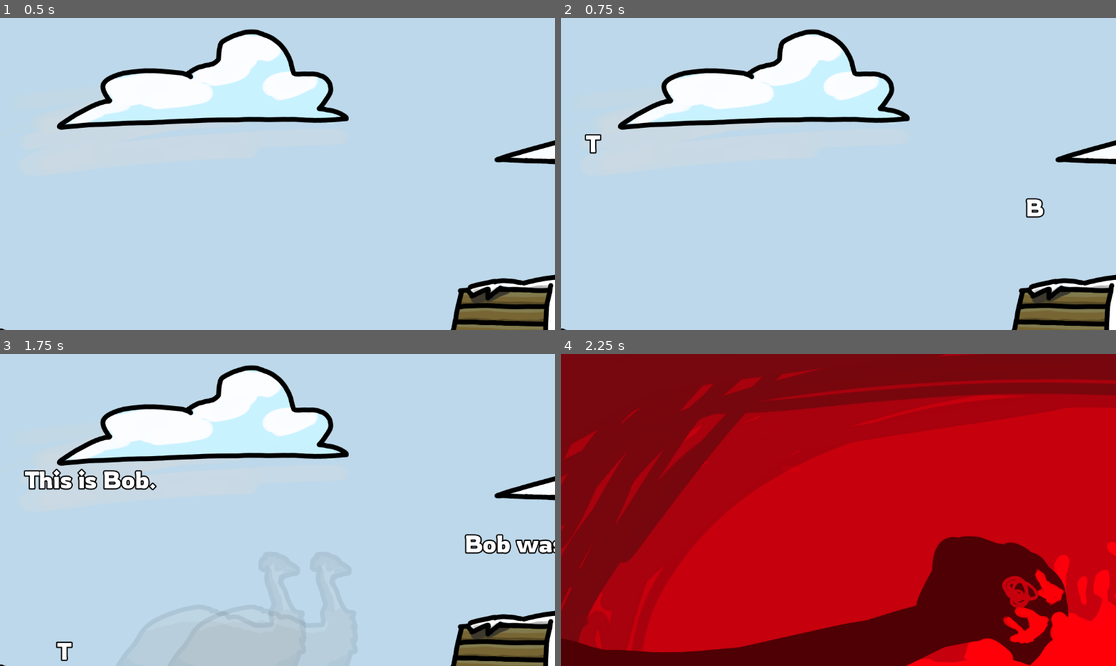
Above: before the commit, frames 1-4 (two rows, left to right).
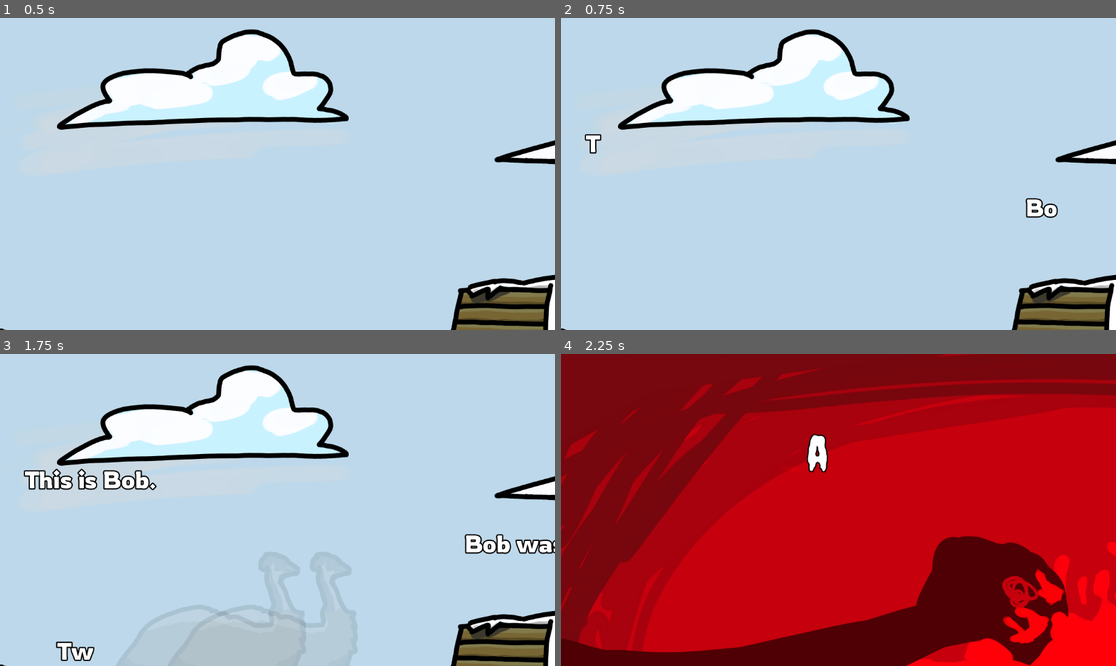
Above: after the commit, the same moments.

Repository: Panda248/Emu-War
Game: Godot game, scene res://scenes/Intro.tscn
The game is run twice, just before and just after one commit, with the same random seed, the same clock (stepped at 60 frames per second) and the same inputs. This scene is started directly instead of the project's main scene.
Inputs (mouse positions are in pixels of both pictures, inside the frame that each line leads up to):
- Up to frame 1 (0.5 s): no input
- Up to frame 2 (0.75 s): tap Enter (ui_accept) at 0.5, 0.6 s; move the mouse to (960, 158) at 0.52 s; hold D (move_right) from 0.53 s (still down)
- Up to frame 3 (1.75 s): keep holding D (move_right); tap W (jump) at 0.77, 1.52 s; move the mouse to (166, 525) at 1.27 s; click (166, 525) at 1.35 s; tap Enter (ui_accept) at 1.55 s
- Up to frame 4 (2.25 s): move the mouse to (894, 441) at 2.02 s; release D (move_right) at 2.03 s; hold A (move_left) from 2.03 s (still down); tap Enter (ui_accept) at 2.1 s

Frame 1 is identical in both runs. In frame 2, 0.1% of the frame differs, in the area x 86-90%, y 59-65%; in frame 3, 0.2%; in frame 4, 0.4%, in the area x 44-49%, y 25-39%.

Commit message:
intro cutscene

Diff:
--- a/Gun.tscn
+++ b/Gun.tscn
@@ -13,4 +13,4 @@
 texture = ExtResource("2_a80c6")
 
 [node name="Point" type="Marker2D" parent="."]
-position = Vector2(296.667, -73.3333)
+position = Vector2(196.667, -73.3333)
--- a/scenes/Intro.tscn
+++ b/scenes/Intro.tscn
@@ -190,10 +190,10 @@
 tracks/0/imported = false
 tracks/0/enabled = true
 tracks/0/path = NodePath("TextureRect:position")
-tracks/0/interp = 1
-tracks/0/loop_wrap = true
-tracks/0/keys = {
-"times": PackedFloat32Array(0, 1),
+tracks/0/interp = 2
+tracks/0/loop_wrap = true
+tracks/0/keys = {
+"times": PackedFloat32Array(0, 0.5),
 "transitions": PackedFloat32Array(1, 1),
 "update": 0,
 "values": [Vector2(1385, 1104), Vector2(1335, 578)]
@@ -453,8 +453,6 @@
 offset_bottom = 348.0
 theme = ExtResource("4_bn657")
 text = "They're gonna pay!"
-visible_characters = 0
-visible_ratio = 0.01
 
 [node name="Control2" type="Control" parent="Scenes/Scene5"]
 anchors_preset = 0
--- a/scripts/Cutscene.gd
+++ b/scripts/Cutscene.gd
@@ -1,7 +1,7 @@
 extends Control
 
 var index = 0
-var total_actions = 0
+var total_actions
 # Called when the node enters the scene tree for the first time.
 func _ready():
 	total_actions = get_child_count()-1
@@ -13,6 +13,7 @@
 
 func start():
 	show()
+	print(str(index))
 	if(get_node("Background").has_node("AnimationPlayer")):
 		get_node("Background").get_node("AnimationPlayer").play("action")
 
--- a/scripts/CutsceneManager.gd
+++ b/scripts/CutsceneManager.gd
@@ -14,20 +14,19 @@
 
 # Called every frame. 'delta' is the elapsed time since the previous frame.
 func _process(delta):
+	pass
+
+func _input(event):
 	if(Input.is_action_just_released("ui_accept")):
-		if(sceneCount == currentSceneIndex):
-			exit()
-		else:
-			proceed()
+		proceed()
 
 func proceed():
 	if(sceneList.get_child(currentSceneIndex).is_finished()):
 		sceneList.get_child(currentSceneIndex).hide()
 		currentSceneIndex+=1
+		if(currentSceneIndex > sceneCount):
+			get_tree().quit()
+			return
 		sceneList.get_child(currentSceneIndex).start()
 	else:
 		sceneList.get_child(currentSceneIndex).proceed()
-
-func exit():
-	get_tree().quit()
-	pass
Not shown: 1 places in scenes/Level.tscn that only renumber resources
